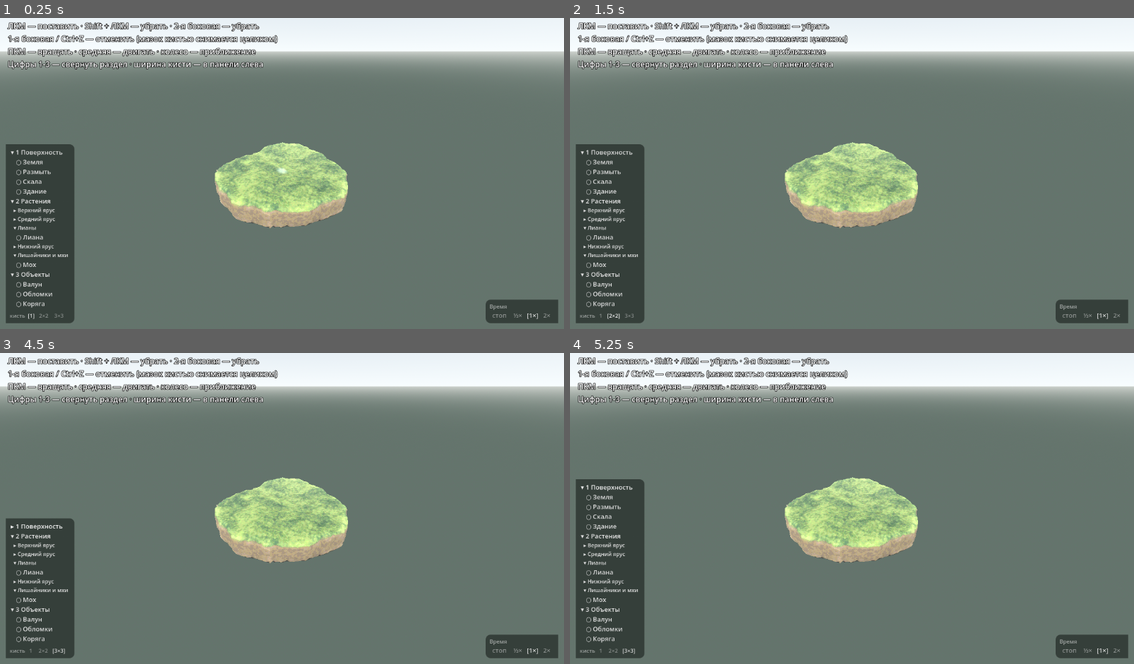
Above: before the commit, frames 1-4 (two rows, left to right).
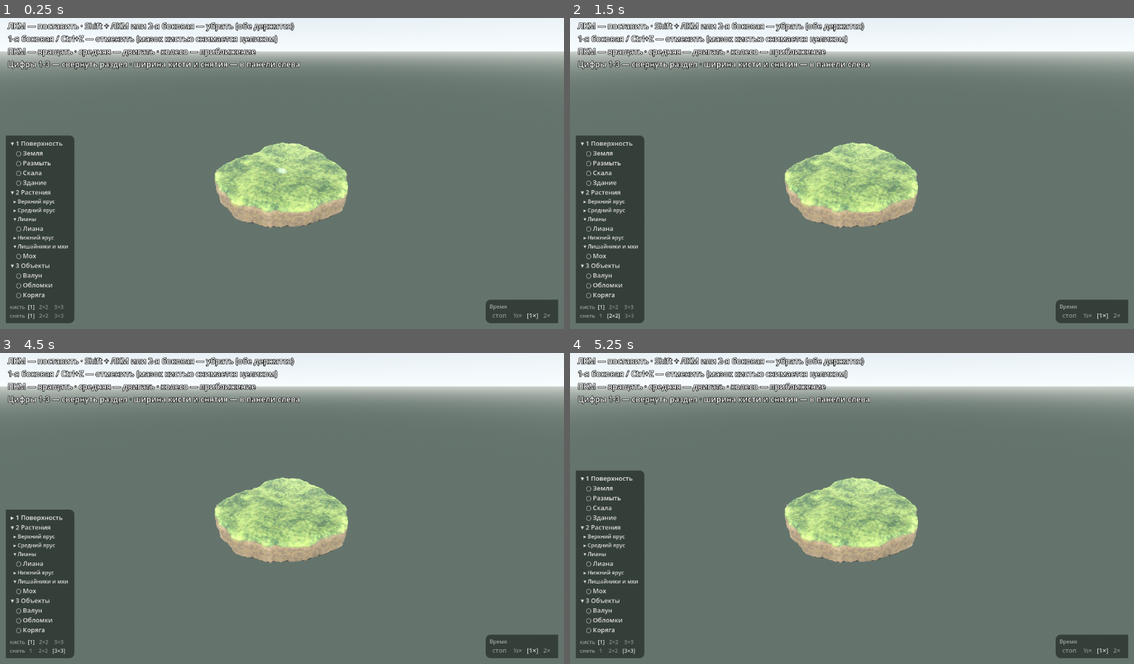
Above: after the commit, the same moments.

Repository: Vi223-TeaThreat/TeaTrap
Game: Godot game, scene res://Space.tscn
Two runs of this game, one before a commit and one after it. Both use one fixed random seed, a clock stepped at 60 frames per second and the inputs below.
Inputs:
- Up to frame 1 (0.25 s): no input
- Up to frame 2 (1.5 s): click "[1]" at 0.5 s; click "2×2" at 1.25 s
- Up to frame 3 (4.5 s): click "1" at 2 s; click "3×3" at 2.75 s; click "[3×3]" at 3.5 s; click "▾ 1 Поверхность" at 4.25 s
- Up to frame 4 (5.25 s): click "▸ 1 Поверхность" at 5 s

The runs differ from the first frame. In frame 1, 2.2% of the frame differs, in the area x 1-54%, y 1-97%; in frame 2, 2.2%; in frame 3, 2.0%; in frame 4, 2.2%.

Commit message:
Снятие массы ведут удержанием, и ширина у него своя
ДВЕ БОКОВЫЕ РАБОТАЛИ ПО-РАЗНОМУ. Shift + ЛКМ снимало удержанием, а 2-я боковая
была одиночным щелчком: насыпать можно было ведя кисть, а выедать — только
долбя по кнопке. Работа одна и та же, значит и рука должна работать одинаково.
Теперь обе ведут кисть удержанием.

Кнопка, которая ВЕДЁТ, запоминается (`_hold_button`). Без этого отпускание
боковой обрывало бы проведение, начатое левой, и наоборот: `held` у них общее.

У СНЯТИЯ СВОЯ ШИРИНА и своя строка в панели. Насыпают и снимают по-разному:
холм набирают широкой кистью, а выедают в нём ложбину или подравнивают край —
узкой. С одной шириной на оба дела её приходилось переключать на каждом шаге
лепки.

Ширину снятия узнаёт всё, что до неё касается: сам мазок (по знаку величины),
подсветка под курсором, шаг повтора при удержании. Подсветка показывает ту
кисть, которой сейчас будут работать, — о намерении до нажатия говорит Shift,
у боковой кнопки состояния «наведено» не бывает.

Отмена не затронута: она повторяет мазок ЗАПИСАННЫМ радиусом, а не нынешним,
поэтому смена ширины между мазком и отменой ничего не ломает.

Проверено: дыр нет, отклик прежний (30 / 73 / 109 мс), числа про растения
совпадают до знака.

Co-Authored-By: Claude Opus 5 <noreply@anthropic.com>

Diff:
--- a/SpaceMain.gd
+++ b/SpaceMain.gd
@@ -60,6 +60,7 @@
 var _buried_cache: Dictionary = {}
 var paint: Dictionary = {}        # ячейка -> каким материалом её мазали
 var brush: int = 1                # ширина кисти в ячейках: 1, 2 или 3
+var erase_brush: int = 1          # ... и своя ширина у снятия
 const FILL_BUDGET: int = 24       # мс на достройку мира за кадр
 var fill_done: float = 0.0        # насколько мир достроен
 var plants: Node3D
@@ -76,6 +77,7 @@
 var tool_buttons: Dictionary = {}
 var speed_buttons: Array = []
 var brush_buttons: Array = []
+var erase_buttons: Array = []
 var time_scale: float = 1.0
 
 const BRUSHES := [
@@ -444,8 +446,8 @@
 #
 # Считаем от узкой кисти: ей достаётся полная сила, широким — тем меньше, чем
 # они шире. Узкая осталась ровно такой, какой была.
-func _stroke_amount() -> float:
-	return STROKE * (CELL_SPACING * 2.4) / _brush_radius()
+func _stroke_amount(erase: bool = false) -> float:
+	return STROKE * (CELL_SPACING * 2.4) / _brush_radius(erase)
 # Насколько один проход кисти размывания подтягивает ячейку к соседям. Держим
 # небольшим: размывание должно набираться повторами, как и лепка, — иначе один
 # щелчок слизывает форму начисто и вернуть её можно только отменой.
@@ -464,8 +466,16 @@
 # поэтому платить за неё должен тот, кто сам выбрал широкую.
 #
 # 2.4 / 3.65 / 4.9 ячейки.
-func _brush_radius() -> float:
-	return CELL_SPACING * (1.15 + 1.25 * float(brush))
+# У СНЯТИЯ СВОЯ ШИРИНА. Насыпают и снимают по-разному: холм набирают широкой
+# кистью, а выедают в нём ложбину или подравнивают край — узкой. Пока ширина
+# была одна на оба дела, её приходилось переключать туда-обратно на каждом
+# шаге лепки.
+func _active_brush(erase: bool) -> int:
+	return erase_brush if erase else brush
+
+
+func _brush_radius(erase: bool = false) -> float:
+	return CELL_SPACING * (1.15 + 1.25 * float(_active_brush(erase)))
 
 
 func _stroke(at: Vector3, radius: float, amount: float, material: String,
@@ -502,7 +512,7 @@
 func _remove(cell: int, record: bool = true) -> void:
 	if cell < 0 or not grid.in_play(cell):
 		return
-	_dab(grid.seeds[cell], -_stroke_amount(), "", record)
+	_dab(grid.seeds[cell], -_stroke_amount(true), "", record)
 
 
 # Один мазок в точке: и постановка, и снятие, и отмена ходят через него.
@@ -522,7 +532,8 @@
 	# Камень кладём ТЕСНЕЕ земли: глыба должна быть плотным телом, а не
 	# расплывшейся насыпью того же охвата.
 	var tight: float = 0.78 if material == "cliff" else 1.0
-	var rad := _brush_radius() * tight
+	# Снятие узнаём по знаку: у него своя ширина кисти.
+	var rad := _brush_radius(amount < 0.0) * tight
 	_stroke(at, rad, amount, material, _stone_push(amount, material))
 	if record:
 		history.append({"at": at, "rad": rad, "amount": amount, "mat": material,
@@ -546,7 +557,7 @@
 
 func _erase(pick: Dictionary) -> void:
 	if pick.has("pos"):
-		_dab(pick["pos"], -_stroke_amount(), "")
+		_dab(pick["pos"], -_stroke_amount(true), "")
 
 
 # Отменяем ВСЁ ОДНО ПРОВЕДЕНИЕ кистью, а не последний мазок. Пока кнопка
@@ -656,22 +667,26 @@
 	# Точка прицела ходит непрерывно, поэтому её передаём каждый кадр, а вот
 	# накладку по форме земли пересобираем только при смене ячейки — иначе
 	# считали бы её по шестьдесят раз в секунду впустую.
+	# Показываем ТУ кисть, которой сейчас будут работать: у снятия она своя.
+	# Пока кнопка не нажата, о намерении говорит только Shift — у боковой
+	# кнопки состояния «наведено» не бывает.
+	var erasing: bool = held_erase if held else Input.is_key_pressed(KEY_SHIFT)
 	# Подсветка чуть уже самого мазка — чтобы контур не заезжал за то, что
 	# кисть на самом деле тронет. Ходит вместе с шириной кисти.
-	var rad: float = _brush_radius() * 0.94
+	var rad: float = _brush_radius(erasing) * 0.94
 	frame_mat.set_shader_parameter("spot", pick["pos"])
 	frame_mat.set_shader_parameter("reach", rad)
 	frame_mat.set_shader_parameter("tone", DIG_TONE)
 	frame_mat.set_shader_parameter("strength", 0.55)
 
-	var id := "%d:%d" % [target, brush]
+	var id := "%d:%d" % [target, _active_brush(erasing)]
 	if id == frame_id:
 		return
 	frame_id = id
 	var node: Vector3i = grid.node_of(target)
 	# Накладка должна вмещать весь круг подсветки, иначе контур обрезается
 	# квадратом. Считаем от настоящего радиуса, а не от номера кисти.
-	var span := int(ceil(_brush_radius() / CELL_SPACING)) + 1
+	var span := int(ceil(_brush_radius(erasing) / CELL_SPACING)) + 1
 	var edge := Vector3i(span, span, span)
 	frame_node.mesh = SurfaceScript.build(grid, node - edge, node + edge)
 	if frame_node.mesh == null:
@@ -847,6 +862,23 @@
 		brush_row.add_child(bb)
 		brush_buttons.append(bb)
 
+	# У СНЯТИЯ СВОЯ СТРОКА. Насыпают и снимают по-разному: холм набирают
+	# широкой кистью, а выедают ложбину или подравнивают край — узкой. С одной
+	# шириной на оба дела её приходилось переключать на каждом шаге лепки.
+	var erase_row := HBoxContainer.new()
+	erase_row.add_theme_constant_override("separation", 0)
+	column.add_child(erase_row)
+	var erase_title := Label.new()
+	erase_title.text = "снять "
+	erase_title.modulate = Color(1, 1, 1, 0.5)
+	erase_title.add_theme_font_size_override("font_size", UI_FONT_SMALL)
+	erase_row.add_child(erase_title)
+	for w in BRUSHES:
+		var eb := _list_button(UI_FONT_SMALL)
+		eb.pressed.connect(_set_erase_brush.bind(int(w["width"])))
+		erase_row.add_child(eb)
+		erase_buttons.append(eb)
+
 	_setup_time_panel(layer)
 	_refresh_toolbar()
 
@@ -914,6 +946,12 @@
 	_refresh_toolbar()
 
 
+func _set_erase_brush(width: int) -> void:
+	erase_brush = width
+	frame_id = ""
+	_refresh_toolbar()
+
+
 func _refresh_toolbar() -> void:
 	for i in range(SPEEDS.size()):
 		var chosen: bool = is_equal_approx(time_scale, SPEEDS[i]["value"])
@@ -923,6 +961,9 @@
 		var picked: bool = brush == int(BRUSHES[i]["width"])
 		brush_buttons[i].text = "[%s]" % BRUSHES[i]["label"] if picked else " %s " % BRUSHES[i]["label"]
 		brush_buttons[i].modulate = Color(1, 1, 1, 1.0 if picked else 0.5)
+		var taken: bool = erase_brush == int(BRUSHES[i]["width"])
+		erase_buttons[i].text = "[%s]" % BRUSHES[i]["label"] if taken else " %s " % BRUSHES[i]["label"]
+		erase_buttons[i].modulate = Color(1, 1, 1, 1.0 if taken else 0.5)
 	# Отступы задаём НЕ пробелами, а самой строкой из знака и названия: пробелы
 	# считаются по ширине шрифта и на мелком кегле разъезжаются.
 	for group in PlantsData.GROUPS:
@@ -979,7 +1020,7 @@
 	var layer := CanvasLayer.new()
 	add_child(layer)
 	var label := Label.new()
-	label.text = "ЛКМ — поставить · Shift + ЛКМ — убрать · 2-я боковая — убрать\n1-я боковая / Ctrl+Z — отменить (мазок кистью снимается целиком)\nПКМ — вращать · средняя — двигать · колесо — приближение\nЦифры 1-3 — свернуть раздел · ширина кисти — в панели слева"
+	label.text = "ЛКМ — поставить · Shift + ЛКМ или 2-я боковая — убрать (обе держатся)\n1-я боковая / Ctrl+Z — отменить (мазок кистью снимается целиком)\nПКМ — вращать · средняя — двигать · колесо — приближение\nЦифры 1-3 — свернуть раздел · ширина кисти и снятия — в панели слева"
 	label.position = Vector2(16, 16)
 	label.add_theme_color_override("font_color", Color.WHITE)
 	label.add_theme_color_override("font_outline_color", Color.BLACK)
@@ -1011,11 +1052,30 @@
 #
 # Считаем от узкой: ей прежние 0.07 с, широким — во столько раз реже, во
 # сколько они шире.
+# Начало и конец проведения кистью, общее для всех кнопок, которыми её ведут.
+#
+# Держим В ПАМЯТИ, КАКАЯ кнопка ведёт. Иначе отпускание боковой обрывало бы
+# проведение, начатое левой, и наоборот: у обеих одно и то же `held`.
+func _hold_start(button: int, event: InputEventMouseButton, erase: bool) -> void:
+	if event.pressed:
+		_hold_button = button
+		held = true
+		held_erase = erase
+		_open_group()
+		_apply_at(event.position, erase)
+		_hold_wait = HOLD_FIRST
+	elif _hold_button == button:
+		_hold_button = -1
+		held = false
+		_close_group()
+
+
 func _hold_step() -> float:
-	return HOLD_STEP * _brush_radius() / (CELL_SPACING * 2.4)
+	return HOLD_STEP * _brush_radius(held_erase) / (CELL_SPACING * 2.4)
 
 var held: bool = false
 var held_erase: bool = false
+var _hold_button: int = -1     # какая кнопка сейчас ведёт кисть
 var _hold_wait: float = 0.0
 var _group: int = 0            # каким числом помечены мазки одного проведения
 var _group_next: int = 1
@@ -1069,20 +1129,15 @@
 			# Кисть ведут НАЖАТИЕМ И УДЕРЖАНИЕМ. Пока кнопка держится, мазок
 			# повторяется сам — иначе насыпать холм значит долбить по кнопке
 			# три десятка раз, и рука устаёт раньше, чем появляется форма.
-			held = event.pressed
-			held_erase = event.shift_pressed
-			if event.pressed:
-				_open_group()
-				_apply_at(event.position, event.shift_pressed)
-				_hold_wait = HOLD_FIRST
-			else:
-				_close_group()
+			_hold_start(MOUSE_BUTTON_LEFT, event, event.shift_pressed)
 		elif event.button_index == MOUSE_BUTTON_XBUTTON1 and event.pressed:
 			_undo()                                    # 1-я боковая — отмена
-		elif event.button_index == MOUSE_BUTTON_XBUTTON2 and event.pressed:
-			var kill := _pick(event.position)          # 2-я боковая — удалить
-			if not kill.is_empty():
-				_erase(kill)
+		elif event.button_index == MOUSE_BUTTON_XBUTTON2:
+			# 2-я боковая — СНЯТИЕ, и тоже удержанием. Прежде она была одиночным
+			# щелчком: насыпать можно было ведя кисть, а выедать — только
+			# долбя по кнопке. Работа одна и та же, значит и рука должна
+			# работать одинаково.
+			_hold_start(MOUSE_BUTTON_XBUTTON2, event, true)
 		elif event.button_index == MOUSE_BUTTON_WHEEL_UP and event.pressed:
 			target_zoom = clampf(target_zoom * 0.9, 0.8, 140.0)
 		elif event.button_index == MOUSE_BUTTON_WHEEL_DOWN and event.pressed:
